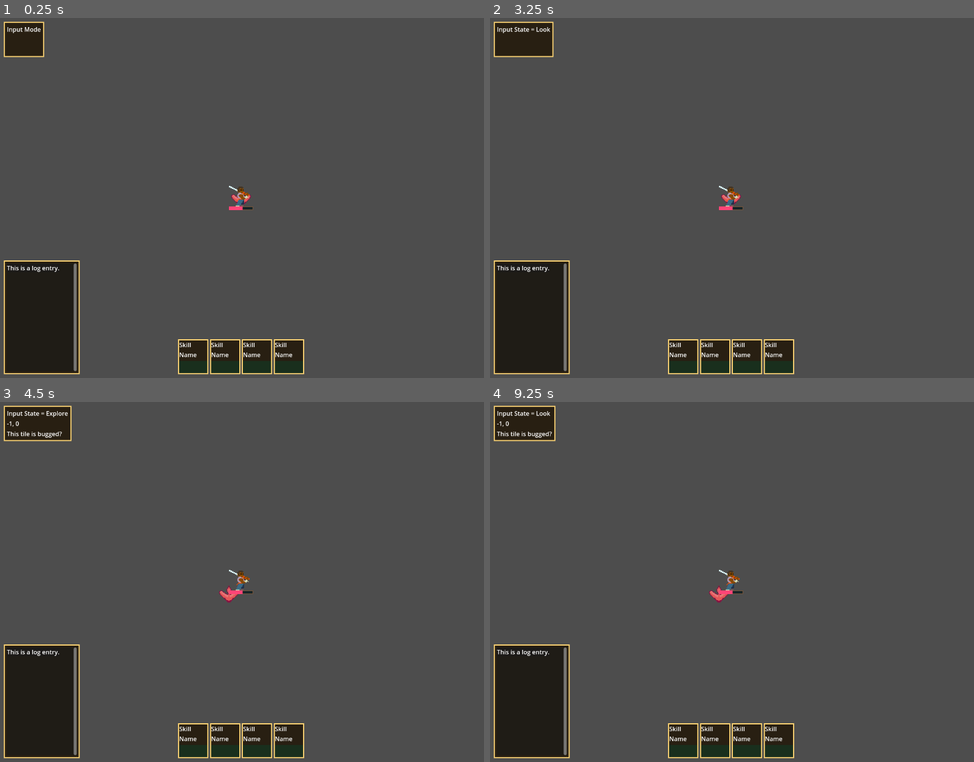
Above: before the commit, frames 1-4 (two rows, left to right).
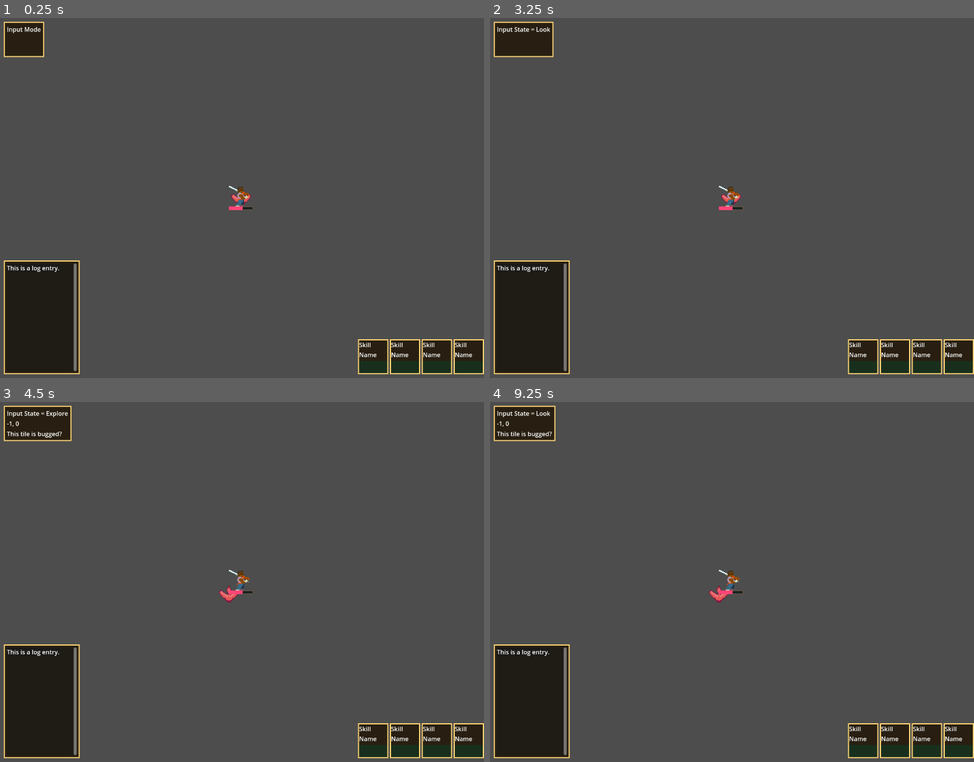
Above: after the commit, the same moments.

Repository: OttoElomaa/godot-4-roguelike-knights
Game: Godot game, scene res://Scenes/world.tscn
Two runs of this game, one before a commit and one after it. Both use one fixed random seed, a clock stepped at 60 frames per second and the inputs below. This scene is started directly instead of the project's main scene.
Inputs (mouse positions are in pixels of both pictures, inside the frame that each line leads up to):
- Up to frame 1 (0.25 s): no input
- Up to frame 2 (3.25 s): tap Enter at 0.5, 2 s; hold Right (ui_right) 0.53-1.28 s; tap 1 (1) at 0.6 s; tap 2 (2) at 0.8, 1.35 s; tap Space at 1.25, 2.75 s; move the mouse to (635, 216) at 1.27 s; hold Down (ui_down) 1.28-2.03 s; tap 3 (3) at 1.55, 2.1 s; move the mouse to (780, 118) at 2.02 s; hold Right (ui_right) 2.03-2.78 s; tap 4 (4) at 2.3, 2.85 s; move the mouse to (707, 270) at 2.77 s; hold Up (ui_up) from 2.78 s (still down); tap L (L) at 3.05 s
- Up to frame 3 (4.5 s): tap Enter at 3.5 s; move the mouse to (387, 636) at 3.52 s; release Up (ui_up) at 3.53 s; hold Left (ui_left) from 3.53 s (still down); tap L (L) at 3.6 s; tap O (O) at 3.8, 4.35 s; tap Space at 4.25 s; move the mouse to (96, 528) at 4.27 s
- Up to frame 4 (9.25 s): tap P (P) at 4.55, 5.1 s; move the mouse to (756, 582) at 5.02 s; release Left (ui_left) at 5.03 s; hold Down (ui_down) 5.03-5.78 s; tap U (u) at 5.3, 5.85 s; move the mouse to (659, 492) at 5.77 s; hold Right (ui_right) 5.78-6.53 s; tap 1 (1) at 6.05, 6.6 s; move the mouse to (838, 564) at 6.52 s; hold Up (ui_up) 6.53-7.28 s; tap 2 (2) at 6.8, 7.35 s; move the mouse to (635, 600) at 7.27 s; hold Right (ui_right) 7.28-8.03 s; tap 3 (3) at 7.55, 8.1 s; move the mouse to (780, 502) at 8.02 s; hold Down (ui_down) 8.03-8.78 s; tap 4 (4) at 8.3, 8.85 s; move the mouse to (707, 654) at 8.77 s; hold Left (ui_left) from 8.78 s (still down); tap L (L) at 9.05 s

The runs differ from the first frame. In frame 1, 4.8% of the frame differs, in the area x 36-100%, y 89-99%; in frame 2, 4.8%; in frame 3, 4.8%; in frame 4, 4.8%.
Error in both runs: Invalid access to property or key 'movementComponent' on a base object of type 'Nil'. (res://Scripts/PlayerAndCreatures/movementInputComponent.gd:69)

Commit message:
Revamped the combat log usage by adding a double message row
Two messages per row: Typically, [ [Action]  [Reaction] ]

Diff:
--- a/Rooms/Detached/Cavern/Cavern01.tscn
+++ b/Rooms/Detached/Cavern/Cavern01.tscn
@@ -7,13 +7,13 @@
 [node name="UtilityTiles" parent="Tiles" index="1"]
 tile_map_data = PackedByteArray("AAAFAAUAUQABAAAAAAAFAAYAUQABAAAAAAAGAAUAUQABAAAAAAAGAAYAUQABAAAAAAAHAAUAUQABAAAAAAAHAAYAUQABAAAAAAADAAkAUQABAAAAAAADAAoAUQABAAAAAAAEAAkAUQABAAAAAAAEAAoAUQABAAAAAAAFAAQAUQABAAAAAAA=")
 
-[node name="FloorTiles2" parent="Tiles" index="2"]
+[node name="FloorTiles2" parent="Tiles" index="3"]
 tile_map_data = PackedByteArray("AAADAAUABgAAAAAAAAADAAYABgAAAAAAAAADAAcABgAAAAAAAAADAAgABgAAAAAAAAADAAsABgAAAAAAAAAEAA …(1504 unchanged characters)…
 
-[node name="WallTiles2" parent="Tiles" index="3"]
+[node name="WallTiles2" parent="Tiles" index="4"]
 tile_map_data = PackedByteArray("AAACAAQAFwAAAAAAAAACAAUAFwAAAAAAAAACAAYAFwAAAAAAAAACAAcAGAAAAAAAAAAIAAwAFwAAAAAAAAAJAA …(992 unchanged characters)…
 
-[node name="ClutterTiles2" parent="Tiles" index="4"]
+[node name="ClutterTiles2" parent="Tiles" index="5"]
 tile_map_data = PackedByteArray("AAADAAcAAAAAAAAAAAAHAAwAAAAAAAAAAAAMAAoAAAAAAAAAAAAIAAYAAAAAAAAAAAAMAAQAAAAAAAAAAAAGAAIAAAAAAAAAAAAIAAEAAAAAAAAAAAABAAsAAAAAAAAAAAA=")
 
 [node name="PlayerStart" parent="Utilities" index="0"]
--- a/Scenes/Creatures/Player.tscn
+++ b/Scenes/Creatures/Player.tscn
@@ -18,6 +18,7 @@
 texture = ExtResource("3_g15wy")
 
 [node name="Stats" parent="." index="1"]
+baseHealth = 60
 armor = 30
 
 [node name="Strike" parent="Skills" index="0" instance=ExtResource("2_65cc6")]
--- a/Scenes/StatusEffects/PoisonStatus.tscn
+++ b/Scenes/StatusEffects/PoisonStatus.tscn
@@ -5,6 +5,7 @@
 
 [node name="PoisonEffect" instance=ExtResource("1_xobrl")]
 effectName = "Poison"
+effectedTitle = "Poisoned"
 duration = 3
 
 [node name="Poison" type="Node" parent="Scripts" index="0"]
--- a/Scenes/UI/basic_log.tscn
+++ b/Scenes/UI/basic_log.tscn
@@ -1,7 +1,8 @@
-[gd_scene load_steps=3 format=3 uid="uid://bbx4lxn5g5ryb"]
+[gd_scene load_steps=4 format=3 uid="uid://bbx4lxn5g5ryb"]
 
 [ext_resource type="Script" path="res://Scripts/basic_log.gd" id="1_xa3yp"]
 [ext_resource type="PackedScene" uid="uid://irn8tsvxkxy0" path="res://Scenes/UI/BasicLogMessage.tscn" id="2_ywuan"]
+[ext_resource type="PackedScene" uid="uid://cwj2nugtlksob" path="res://Scenes/UI/logDoubleRow.tscn" id="3_6vsw5"]
 
 [node name="CombatLog" type="PanelContainer"]
 offset_right = 8.0
@@ -20,3 +21,6 @@
 
 [node name="BasicLogMessage" parent="Scrolling/Rows" instance=ExtResource("2_ywuan")]
 layout_mode = 2
+
+[node name="LogDoubleRow" parent="Scrolling/Rows" instance=ExtResource("3_6vsw5")]
+layout_mode = 2
--- /dev/null
+++ b/Scenes/UI/logDoubleRow.tscn
@@ -0,0 +1,7 @@
+[gd_scene load_steps=2 format=3 uid="uid://cwj2nugtlksob"]
+
+[ext_resource type="Script" path="res://Scripts/MiscUI/log_double_row.gd" id="1_uqpx8"]
+
+[node name="LogDoubleRow" type="HBoxContainer"]
+theme_override_constants/separation = 10
+script = ExtResource("1_uqpx8")
--- a/Scenes/UI/ui.tscn
+++ b/Scenes/UI/ui.tscn
@@ -44,15 +44,14 @@
 layout_mode = 2
 
 [node name="Margin" type="MarginContainer" parent="."]
-anchors_preset = 7
-anchor_left = 0.5
+anchors_preset = 3
+anchor_left = 1.0
 anchor_top = 1.0
-anchor_right = 0.5
+anchor_right = 1.0
 anchor_bottom = 1.0
-offset_left = -106.0
-offset_top = -50.0
-offset_right = 106.0
-grow_horizontal = 2
+offset_left = -332.0
+offset_top = -107.0
+grow_horizontal = 0
 grow_vertical = 0
 theme_override_constants/margin_bottom = 15
 
--- /dev/null
+++ b/Scripts/MiscUI/log_double_row.gd
@@ -0,0 +1,10 @@
+extends HBoxContainer
+
+
+
+func setupRowFromArray(ui:Node, item1:Node, item2:Node):
+
+	#for item in items:
+	add_child(item1)
+	add_child(item2)
+	ui.addLogItemHelp(self)
--- a/Scripts/PlayerAndCreatures/CreatureStatsComponent.gd
+++ b/Scripts/PlayerAndCreatures/CreatureStatsComponent.gd
@@ -85,7 +85,7 @@
 	health.current -= amount
 	creature.updateHealthBar(health)
 	var damageString : String = creature.creatureName + " takes " + str(amount) + " damage!"
-	ui.addMessage(damageString, colorToUse)
+	ui.addLogRow(damageString, colorToUse)
 
 	if not creature.isPlayer:
 		if health.current <= 0:
@@ -115,27 +115,29 @@
 
 	creature.updateHealthBar(health)
 	var damageString : String = creature.creatureName + " recovers " + str(amount) + " life!"
-	ui.addMessage(damageString, colorToUse)
+	ui.addLogRow(damageString, colorToUse)
 
 
 
 
-func handlePhysicalHit(damage:int):
+func handlePhysicalHit(damage:int) -> bool:
 
 	if tryBlock():
 		var blockString : String =  "%s blocks %d damage without taking any!" % [creature.creatureName, damage]
-		ui.addMessage(blockString, Color.LIGHT_GRAY)
-		return
+		ui.clearInitialRow()
+		ui.addMessage(blockString, Color.DARK_GRAY)
+		return false
 
 	if tryEvade():
 		var evadeString : String =  "%s evades %d damage!" % [creature.creatureName, damage]
-		ui.addMessage(evadeString, Color.LIGHT_GRAY)
-		return
+		ui.clearInitialRow()
+		ui.addMessage(evadeString, Color.DARK_GRAY)
+		return false
 
 
 	var reduced = reduceDamageByArmor(damage)
 	takeDamage(reduced)
-
+	return true
 
 
 func tryBlock():
--- a/Scripts/Skills/BasicHeal.gd
+++ b/Scripts/Skills/BasicHeal.gd
@@ -20,7 +20,7 @@
 	if target.hasFullHealth():
 		return null
 
-	skill.ui.addMessage(skill.actor.creatureName + " uses " + skill.skillName, Color.WHITE)
+	skill.ui.saveInitialMessage(skill.actor.creatureName + " uses " + skill.skillName, Color.WHITE)
 	target.recoverHealth(healAmount)
 
 	skill.world.lineOfSight.createRangedLine(skill.actor.position, target.position)
--- a/Scripts/Skills/BasicPhysicalAttack.gd
+++ b/Scripts/Skills/BasicPhysicalAttack.gd
@@ -19,8 +19,13 @@
 
 	var target = targets[0]
 
-	skill.ui.addMessage(skill.actor.creatureName + " uses " + skill.skillName, Color.WHITE)
-	target.handlePhysicalHit(damage)
+	#### CREATE FIRST HALF OF DOUBLE MESSAGE
+	skill.ui.saveInitialMessage(skill.actor.creatureName + " uses " + skill.skillName, Color.WHITE)
+	var success = target.handlePhysicalHit(damage)
+
+	#### POST THE FIRST HALF IF LAST HALF FAILS
+	#if not success:
+		#skill.ui.clearInitialRow()
 
 	if isRanged:
 		skill.world.lineOfSight.createRangedLine(actor.position, target.position)
--- a/Scripts/Skills/StatusEffect.gd
+++ b/Scripts/Skills/StatusEffect.gd
@@ -7,6 +7,8 @@
 @export var targetingGroup:targetingGroupEnum = targetingGroupEnum.ENEMY
 
 @export var effectName := "Effect Name"
+@export var effectedTitle := "Effect Name"
+
 @export var duration := 0
 
 var skill:Node = null
--- a/Scripts/Skills/StatusPoison.gd
+++ b/Scripts/Skills/StatusPoison.gd
@@ -11,6 +11,6 @@
 
 func tickStatus(target:Node):
 
-	var text = "%s takes damage from %s... (%d)" % [target.creatureName, effect.effectName, effect.duration]
-	effect.ui.addMessage(text, Color.WHITE)
+	var text = "%s is %s... (%d)" % [target.creatureName, effect.effectedTitle, effect.duration]
+	effect.ui.saveInitialMessage(text, Color.WHITE)
 	target.stats.takeDamage(damage)
--- a/Scripts/WorldScripts/dungeon_ui.gd
+++ b/Scripts/WorldScripts/dungeon_ui.gd
@@ -9,7 +9,10 @@
 @onready var skillBar := $Margin/SkillBar
 @onready var combatLog := $Margin2/LogPanel/MarginContainer/CombatLog
 
+var LogDoubleRow:PackedScene = load("res://Scenes/UI/logDoubleRow.tscn")
+var LogMessage = load("res://Scenes/UI/BasicLogMessage.tscn")
 
+var initialMessage:Node = null
 
 
 func displayPlayerSkills(player):
@@ -80,6 +83,36 @@
 	combatLog.addMessage(text, color)
 
 
+
+func saveInitialMessage(text:String, color:Color) -> void:
+
+	initialMessage = LogMessage.instantiate()
+	initialMessage.text = text
+	initialMessage.color = color
+
+
+func addLogRow(text:String, color:Color) -> void:
+
+
+	var item1:Node = initialMessage
+
+	var item2:Node = LogMessage.instantiate()
+	item2.text = text
+	item2.color = color
+
+	var row = LogDoubleRow.instantiate()
+	row.setupRowFromArray(self, item1, item2)
+
+
+
+func addLogItemHelp(item:Node):
+	combatLog.addItem(item)
+
+
+func clearInitialRow():
+	addLogItemHelp(initialMessage)
+
+
 func toggleLoadingScreen(visible:bool):
 	if visible:
 		$LoadingImage.show()
--- a/Scripts/basic_log.gd
+++ b/Scripts/basic_log.gd
@@ -13,3 +13,10 @@
 
 	await get_tree().process_frame
 	$Scrolling.scroll_vertical = $Scrolling.get_v_scroll_bar().max_value
+
+
+func addItem(item:Node):
+
+	$Scrolling/Rows.add_child(item)
+	await get_tree().process_frame
+	$Scrolling.scroll_vertical = $Scrolling.get_v_scroll_bar().max_value
--- a/Scripts/skill.gd
+++ b/Scripts/skill.gd
@@ -46,7 +46,8 @@
 
 	var cool = $Cooldown
 	if cool.isOnCooldown():
-		ui.addMessage( "%s can't use %s (Cooldown %d)" % [actor.creatureName,skillName, cool.currentCooldown], Color.WHITE)
+		if actor.isPlayer:
+			ui.addMessage( "%s can't use %s (Cooldown %d)" % [actor.creatureName,skillName, cool.currentCooldown], Color.WHITE)
 		return false
 
 	var targets:Array = $Targeting.handleTargeting()
